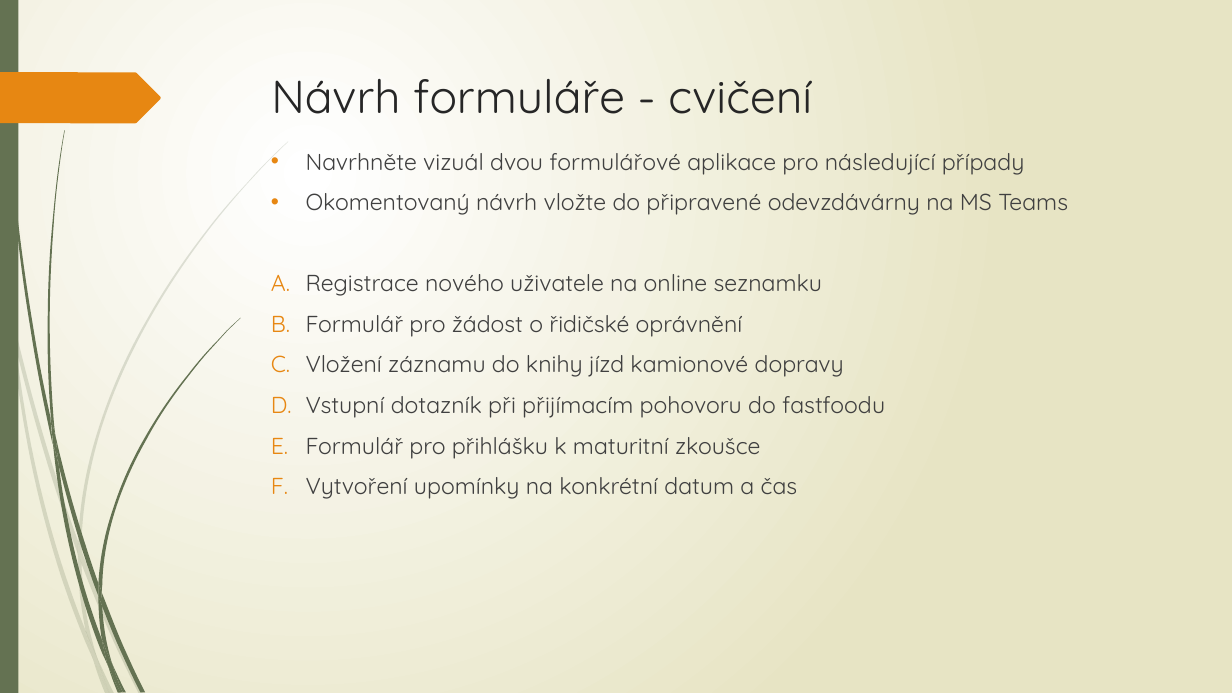
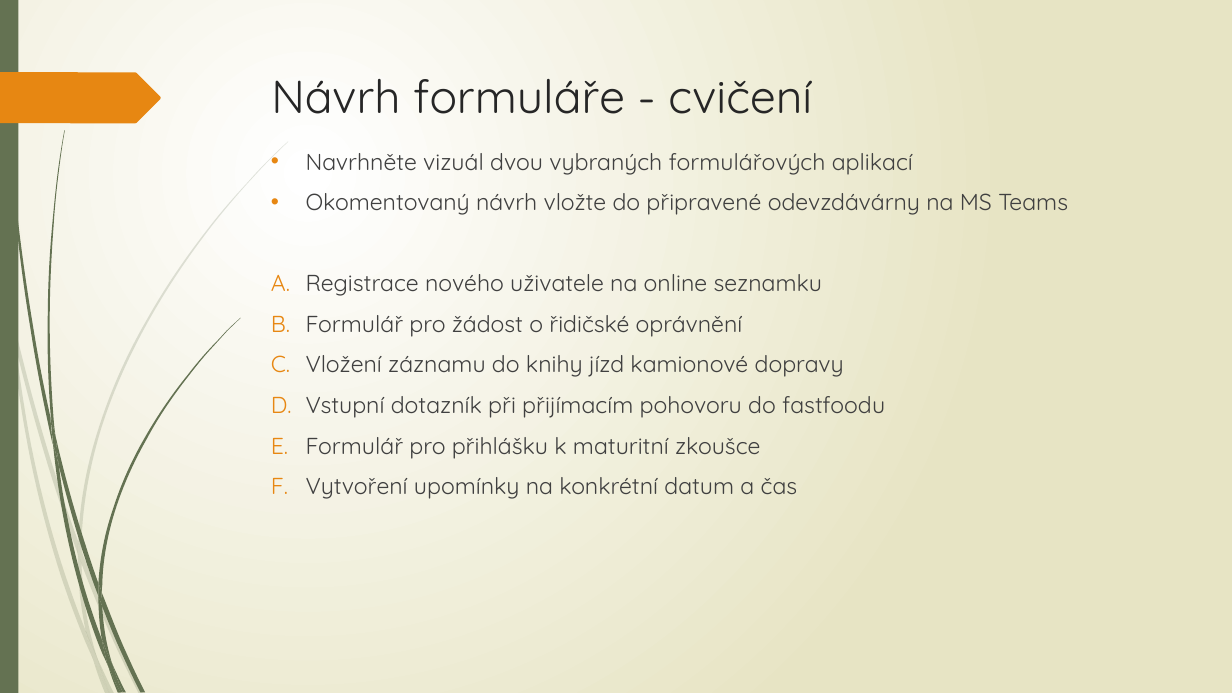
Before and after one commit to dawissl/hradebni, a slide deck: slide 9 of Prezentace/3. ročník/PGM - 05 Formulářové aplikace.pptx. Drawn at 1232x693 pixels with LibreOffice and Linux fonts; fonts in the diff are those of the drawing. Boxes give left, top, right and bottom in pixels: in the first picture for what was removed or moved away, otherwise in the second. Text is boxed around its words. In the diff, an @@ line names an element or a change of style, - is before the commit and + after.

```diff
--- a/Prezentace/3. ročník/PGM - 05 Formulářové aplikace.pptx
+++ b/Prezentace/3. ročník/PGM - 05 Formulářové aplikace.pptx
@@ text at <box>306,153,913,175</box>: text changed @@
-• Navrhněte vizuál dvou formulářové aplikace pro následující případy
+• Navrhněte vizuál dvou vybraných formulářových aplikací
```
Also in this commit, not shown: 3 other files.
